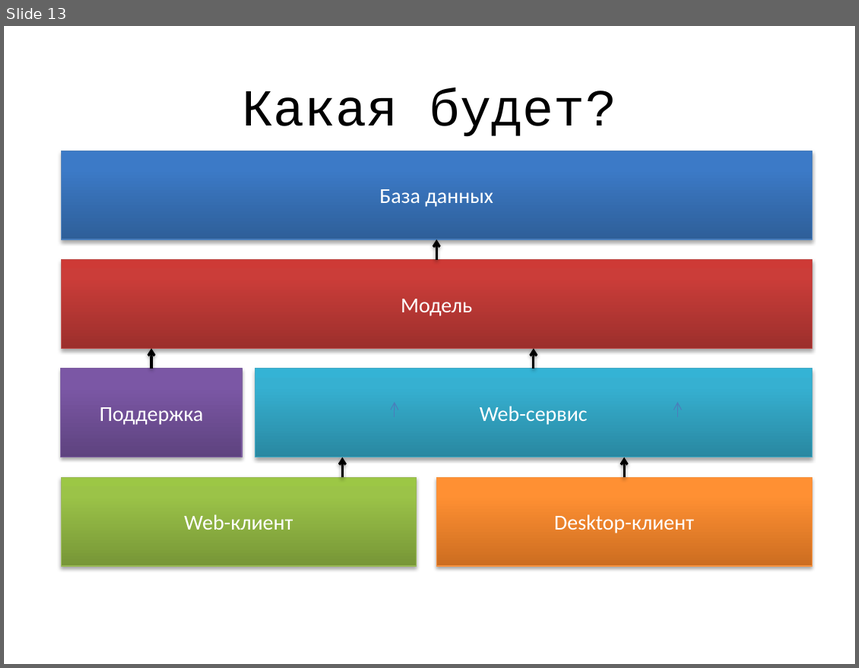
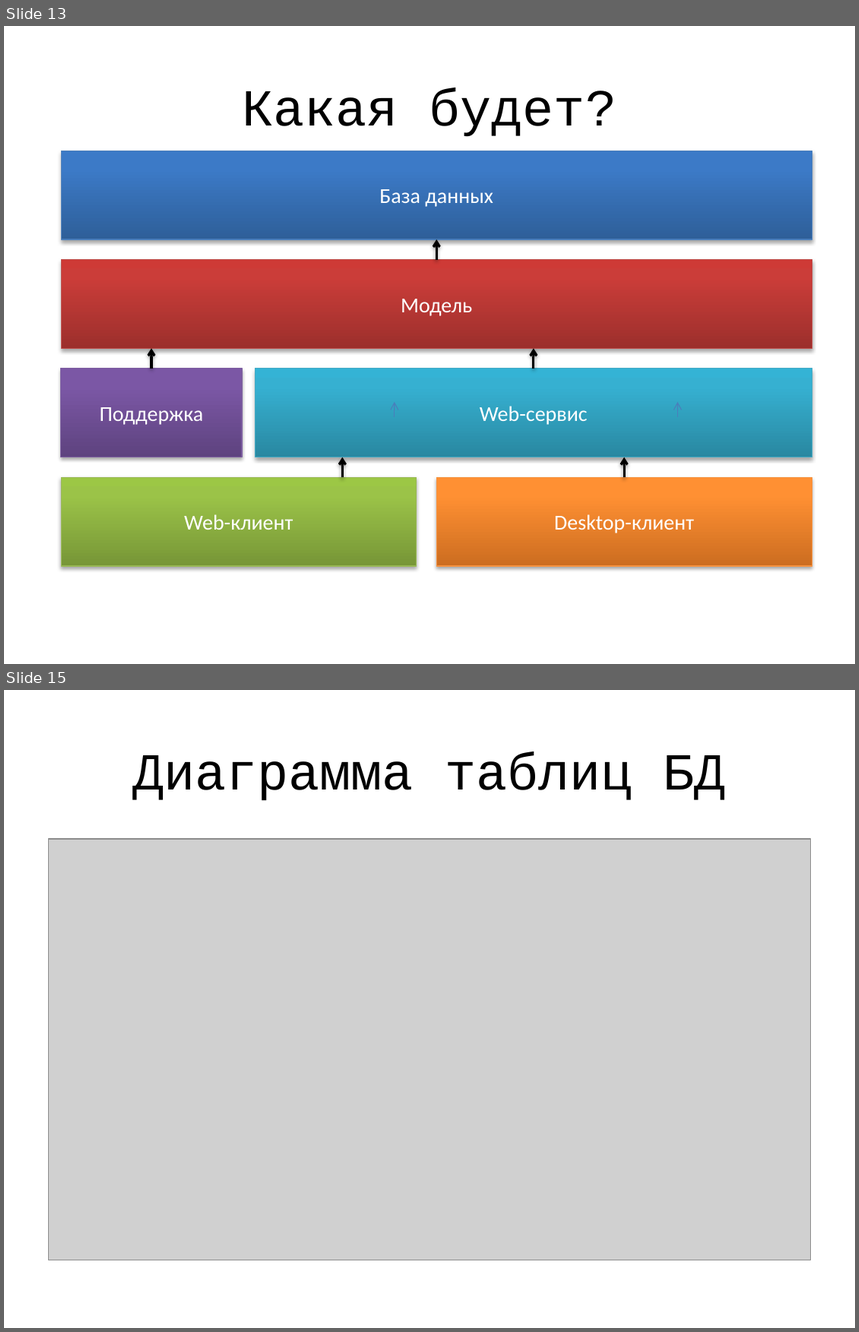
Before and after one commit to jpedraza/Health, a slide deck: Presentation/main.pptx. Shown one above the other, each under a label of ours: slide 13 before the commit, slides 13 and 15 after it; the slides between them are not shown. The pictures are 859x668 and 859x1332 pixels, drawn with LibreOffice and Linux fonts; fonts in the diff are those of the drawing; grey boxes stand for pictures. Boxes give left, top, right and bottom in pixels: in the first picture for what was removed or moved away, otherwise in the second. Text is boxed around its words. In the diff, an @@ line names an element or a change of style, - is before the commit and + after.

```diff
--- a/Presentation/main.pptx
+++ b/Presentation/main.pptx
@@ slide 15 added at box(4, 690, 855, 1328), background #FFFFFF @@
@@ title added at box(132, 752, 725, 801), 44 pt, text #000000 @@
+Диаграмма таблиц БД
@@ picture added at box(48, 839, 811, 1260) @@
```
Also in this commit, not shown: 13 other slides added, 1 slide removed, 1 other file.
